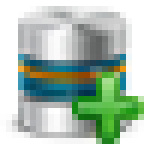
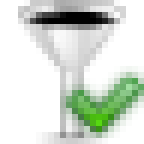
The second 144px x 144px image is a revision of the first. Changes to its layers:
added layer "Pasted Layer #15" above "Pasted Layer #7" over bbox(60, 66, 144, 138)
added layer "Pasted Layer #16" above "Pasted Layer #14" over bbox(18, 0, 126, 144)
hid "Pasted Layer #9" over bbox(66, 66, 144, 144)
hid "Pasted Layer #8" over bbox(0, 6, 144, 144)
